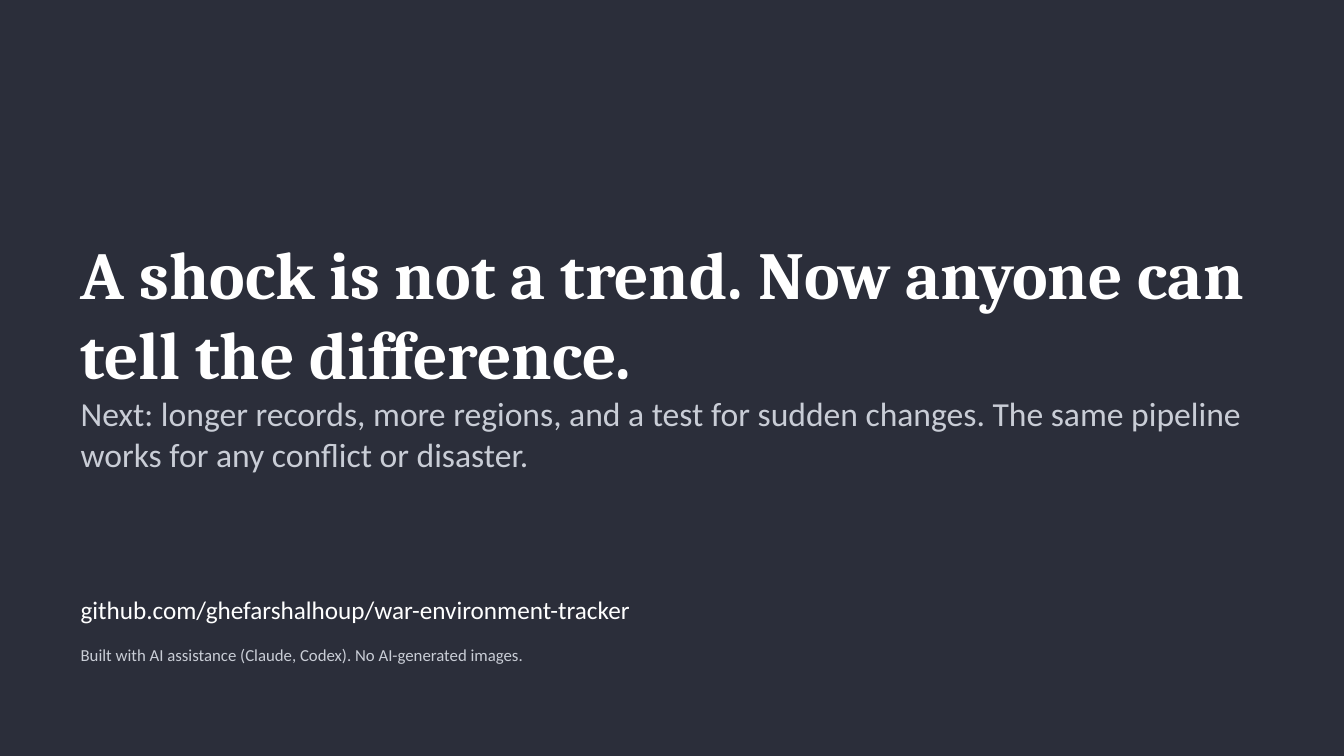
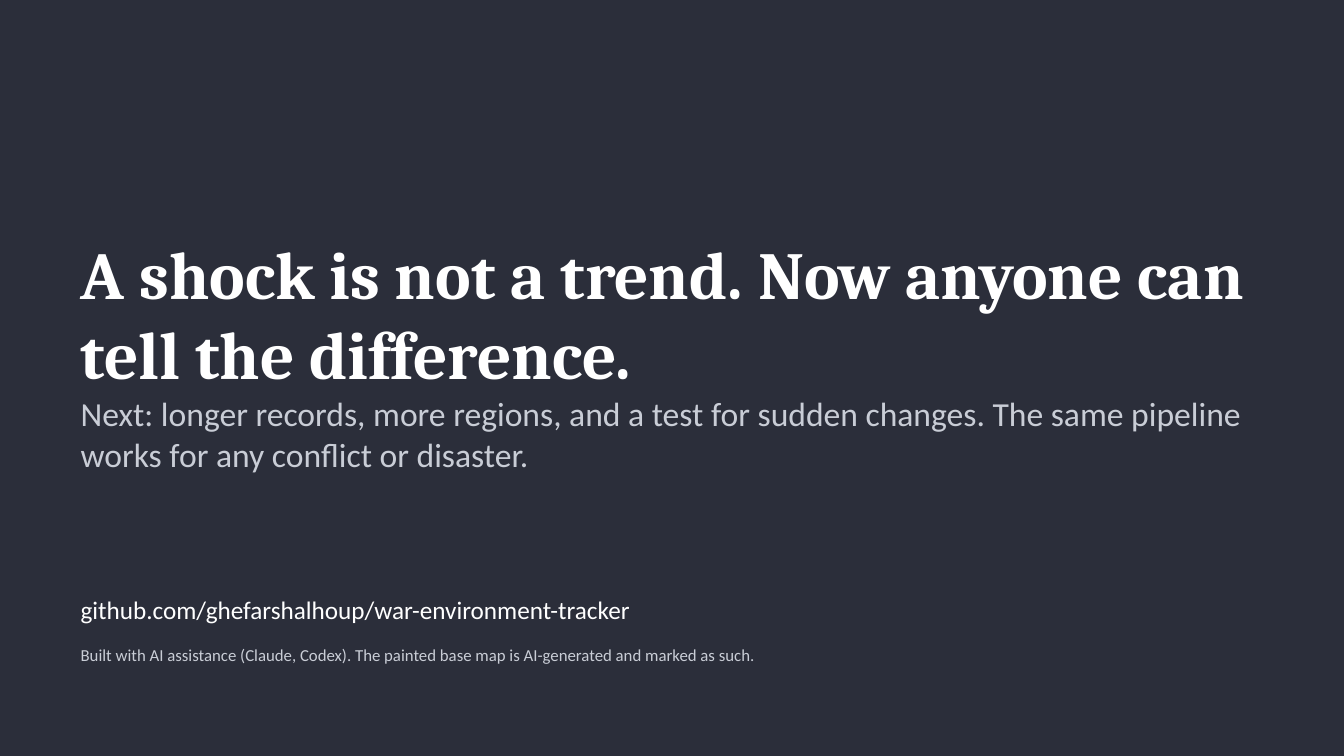
Before and after one commit to ghefarshalhoup/last-trend-bender, a slide deck: slide 7 of docs/submission/demo-deck.pptx. Drawn at 1344x756 pixels with LibreOffice and Linux fonts; fonts in the diff are those of the drawing. Boxes give left, top, right and bottom in pixels: in the first picture for what was removed or moved away, otherwise in the second. Text is boxed around its words. In the diff, an @@ line names an element or a change of style, - is before the commit and + after.

```diff
--- a/docs/submission/demo-deck.pptx
+++ b/docs/submission/demo-deck.pptx
@@ text at [81, 649, 755, 664]: text changed @@
-Built with AI assistance (Claude, Codex). No AI-generated images.
+Built with AI assistance (Claude, Codex). The painted base map is AI-generated and marked as such.
```
Also in this commit, not shown: 6 other slides changed, 27 other files.
